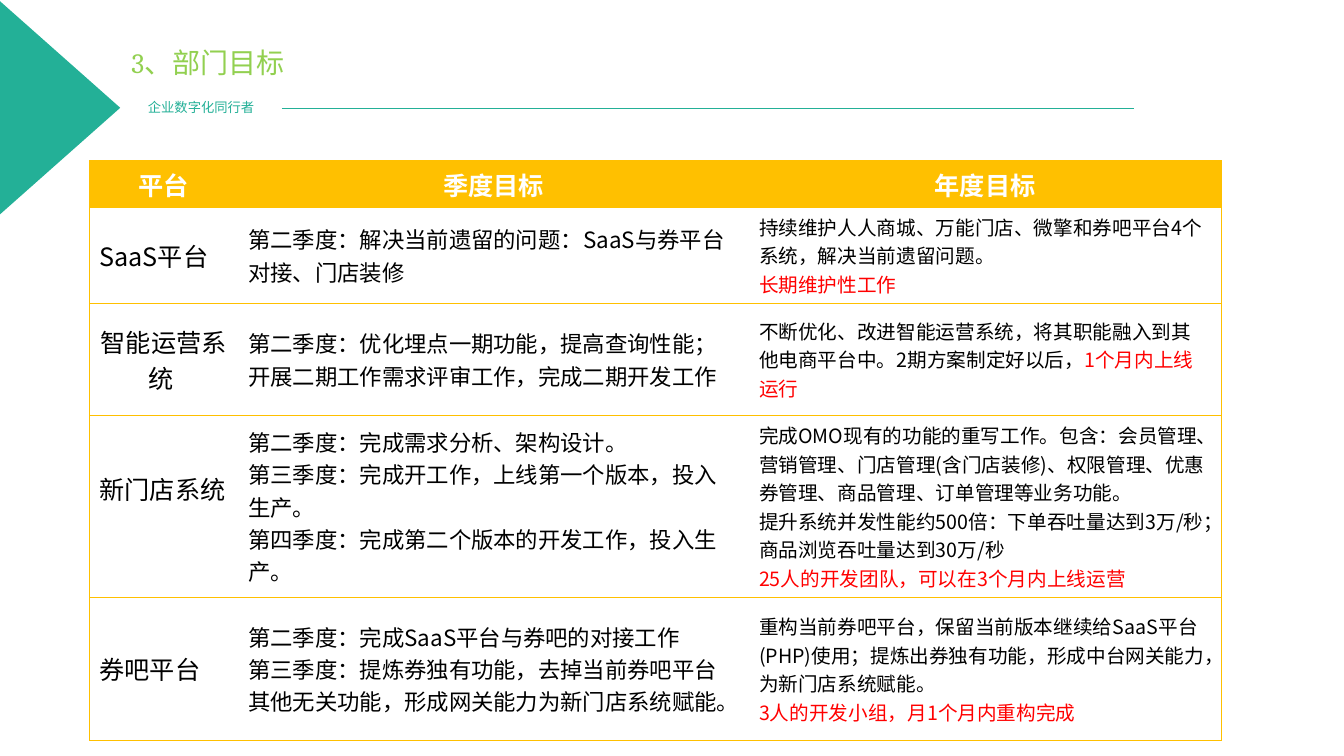
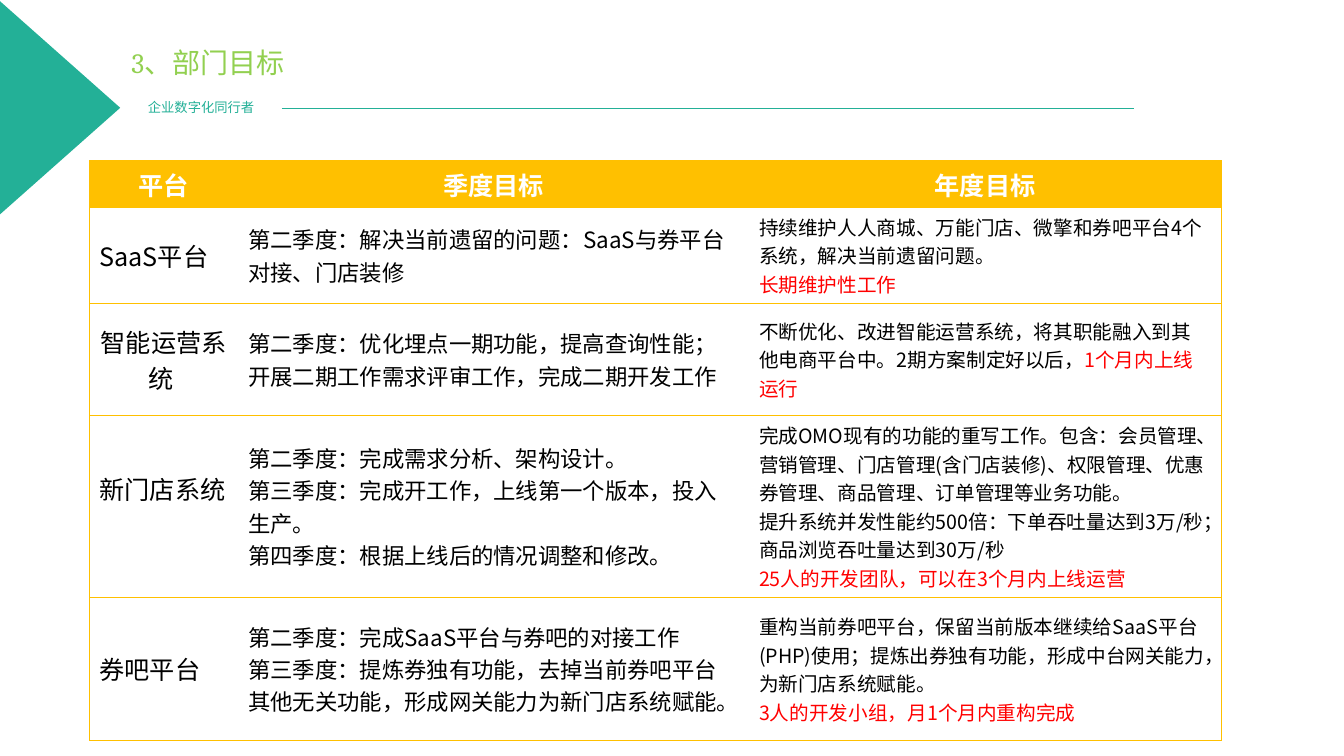
Before and after one commit to PowerYangcl/company-docment, a slide deck: slide 8 of 中企动力/2019年OMO电商中台发展规划 - 杨成琳.pptx. Drawn at 1344x756 pixels with LibreOffice and Linux fonts; fonts in the diff are those of the drawing; background and template pictures are left out. Boxes give left, top, right and bottom in pixels: in the first picture for what was removed or moved away, otherwise in the second. Text is boxed around its words. In the diff, an @@ line names an element or a change of style, - is before the commit and + after.

```diff
--- a/中企动力/2019年OMO电商中台发展规划 - 杨成琳.pptx
+++ b/中企动力/2019年OMO电商中台发展规划 - 杨成琳.pptx
@@ table at (90,160,1222,726) @@
-row 4, column 2: 第二季度：完成需求分析、架构设计。 / 第三季度：完成开工作，上线第一个版本，投入生产。 / 第四季度：完成第二个版本的开发工作，投入生产。
+row 4, column 2: 第二季度：完成需求分析、架构设计。 / 第三季度：完成开工作，上线第一个版本，投入生产。 / 第四季度：根据上线后的情况调整和修改。
```
